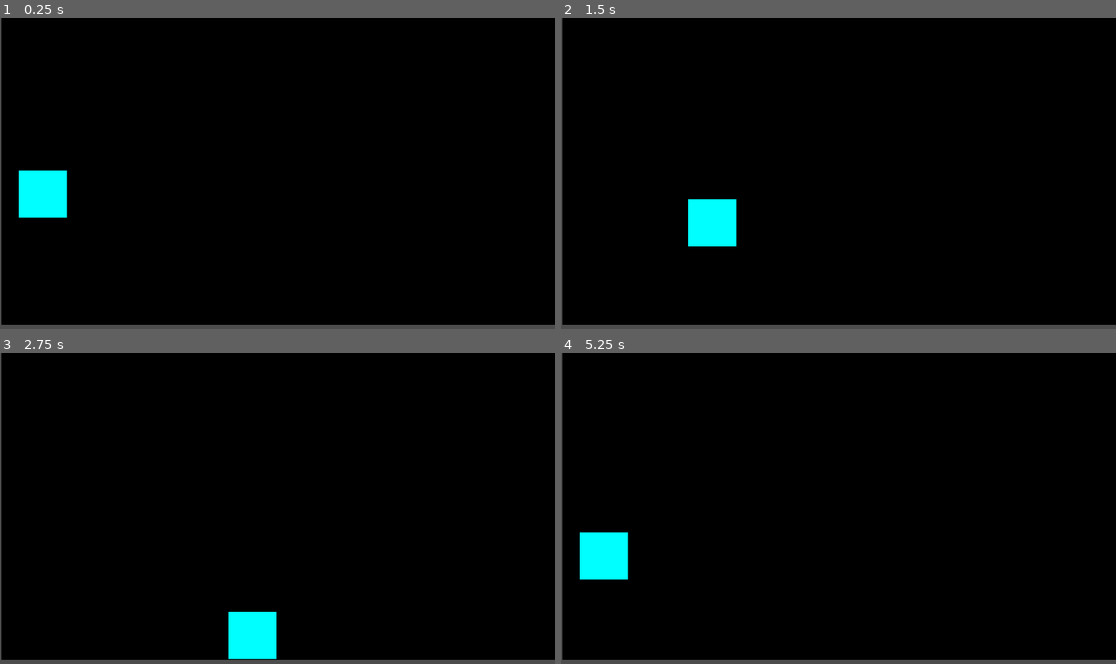
Above: before the commit, frames 1-4 (two rows, left to right).
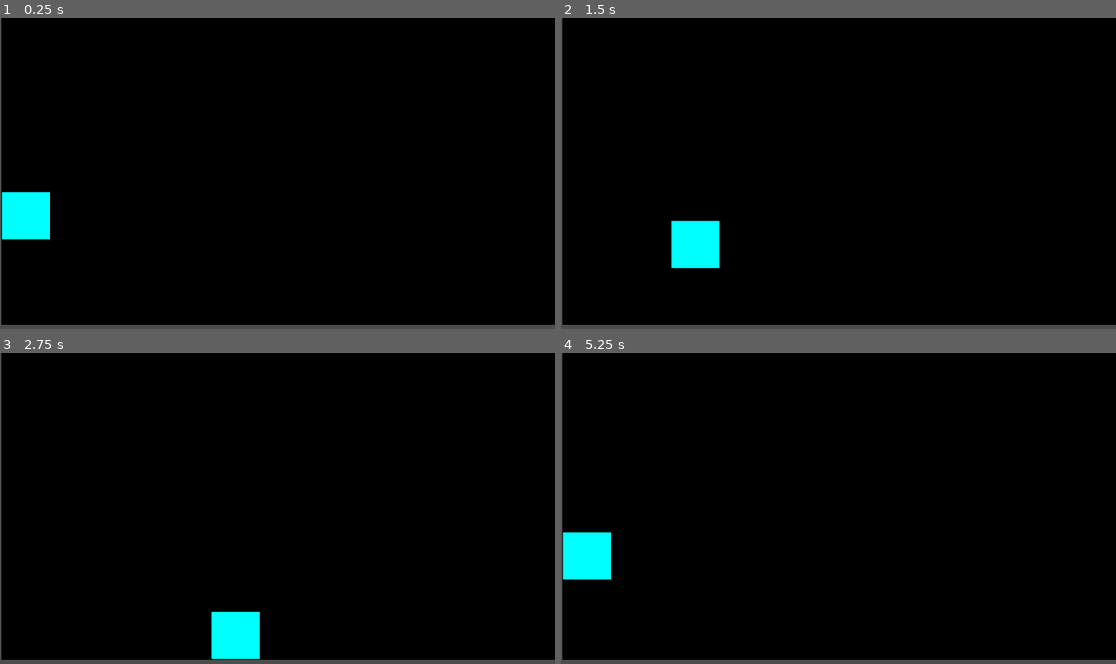
Above: after the commit, the same moments.

Repository: GitProjectAS/DOT-ESCAPE
Game: Godot game, scene res://Scenes/level.tscn
Same seed, same stepped clock (60 frames per second), same inputs: the game is played once before the commit and once after it.
Inputs:
- Up to frame 1 (0.25 s): no input
- Up to frame 2 (1.5 s): tap Enter at 0.5 s; hold Right (ui_right) 0.53-1.28 s; hold Down (ui_down) from 1.28 s (still down)
- Up to frame 3 (2.75 s): release Down (ui_down) at 2.03 s; hold Right (ui_right) from 2.03 s (still down)
- Up to frame 4 (5.25 s): release Right (ui_right) at 2.78 s; hold Up (ui_up) 2.78-3.53 s; hold Left (ui_left) 3.53-5.03 s; hold Down (ui_down) from 5.03 s (still down)

The runs differ from the first frame. In frame 1, 1.8% of the frame differs, in the area x 0-13%, y 48-72%; in frame 2, 1.7%; in frame 3, 0.9%; in frame 4, 1.0%.

Commit message:
Upgradin player movement script

Diff:
--- a/dot-escape---godot-/Scenes/level.tscn
+++ b/dot-escape---godot-/Scenes/level.tscn
@@ -24,7 +24,7 @@
 color = Color(0, 0, 0, 1)
 
 [node name="CharacterBody2D" parent="." unique_id=1593322135 instance=ExtResource("1_tumq0")]
-position = Vector2(86, 369)
+position = Vector2(51, 414)
 
 [node name="StaticBody2D" type="StaticBody2D" parent="." unique_id=1408476891]
 position = Vector2(-55, 37)
--- a/dot-escape---godot-/project.godot
+++ b/dot-escape---godot-/project.godot
@@ -15,6 +15,41 @@
 config/features=PackedStringArray("4.6", "Forward Plus")
 config/icon="res://icon.svg"
 
+[input]
+
+ui_left={
+"deadzone": 0.5,
+"events": [Object(InputEventKey,"resource_local_to_scene":false,"resource_name":"","device":0,"window_id":0,"alt_pressed":false,"shift_pressed":false,"ctrl_pressed":false,"meta_pressed":false,"pressed":false,"keycode":4194319,"physical_keycode":0,"key_label":0,"unicode":0,"location":0,"echo":false,"script":null)
+, Object(InputEventJoypadButton,"resource_local_to_scene":false,"resource_name":"","device":-1,"button_index":13,"pressure":0.0,"pressed":false,"script":null)
+, Object(InputEventJoypadMotion,"resource_local_to_scene":false,"resource_name":"","device":-1,"axis":0,"axis_value":-1.0,"script":null)
+, Object(InputEventKey,"resource_local_to_scene":false,"resource_name":"","device":-1,"window_id":0,"alt_pressed":false,"shift_pressed":false,"ctrl_pressed":false,"meta_pressed":false,"pressed":false,"keycode":0,"physical_keycode":65,"key_label":0,"unicode":97,"location":0,"echo":false,"script":null)
+]
+}
+ui_right={
+"deadzone": 0.5,
+"events": [Object(InputEventKey,"resource_local_to_scene":false,"resource_name":"","device":0,"window_id":0,"alt_pressed":false,"shift_pressed":false,"ctrl_pressed":false,"meta_pressed":false,"pressed":false,"keycode":4194321,"physical_keycode":0,"key_label":0,"unicode":0,"location":0,"echo":false,"script":null)
+, Object(InputEventJoypadButton,"resource_local_to_scene":false,"resource_name":"","device":-1,"button_index":14,"pressure":0.0,"pressed":false,"script":null)
+, Object(InputEventJoypadMotion,"resource_local_to_scene":false,"resource_name":"","device":-1,"axis":0,"axis_value":1.0,"script":null)
+, Object(InputEventKey,"resource_local_to_scene":false,"resource_name":"","device":-1,"window_id":0,"alt_pressed":false,"shift_pressed":false,"ctrl_pressed":false,"meta_pressed":false,"pressed":false,"keycode":0,"physical_keycode":68,"key_label":0,"unicode":100,"location":0,"echo":false,"script":null)
+]
+}
+ui_up={
+"deadzone": 0.5,
+"events": [Object(InputEventKey,"resource_local_to_scene":false,"resource_name":"","device":0,"window_id":0,"alt_pressed":false,"shift_pressed":false,"ctrl_pressed":false,"meta_pressed":false,"pressed":false,"keycode":4194320,"physical_keycode":0,"key_label":0,"unicode":0,"location":0,"echo":false,"script":null)
+, Object(InputEventJoypadButton,"resource_local_to_scene":false,"resource_name":"","device":-1,"button_index":11,"pressure":0.0,"pressed":false,"script":null)
+, Object(InputEventJoypadMotion,"resource_local_to_scene":false,"resource_name":"","device":-1,"axis":1,"axis_value":-1.0,"script":null)
+, Object(InputEventKey,"resource_local_to_scene":false,"resource_name":"","device":-1,"window_id":0,"alt_pressed":false,"shift_pressed":false,"ctrl_pressed":false,"meta_pressed":false,"pressed":false,"keycode":0,"physical_keycode":87,"key_label":0,"unicode":119,"location":0,"echo":false,"script":null)
+]
+}
+ui_down={
+"deadzone": 0.5,
+"events": [Object(InputEventKey,"resource_local_to_scene":false,"resource_name":"","device":0,"window_id":0,"alt_pressed":false,"shift_pressed":false,"ctrl_pressed":false,"meta_pressed":false,"pressed":false,"keycode":4194322,"physical_keycode":0,"key_label":0,"unicode":0,"location":0,"echo":false,"script":null)
+, Object(InputEventJoypadButton,"resource_local_to_scene":false,"resource_name":"","device":-1,"button_index":12,"pressure":0.0,"pressed":false,"script":null)
+, Object(InputEventJoypadMotion,"resource_local_to_scene":false,"resource_name":"","device":-1,"axis":1,"axis_value":1.0,"script":null)
+, Object(InputEventKey,"resource_local_to_scene":false,"resource_name":"","device":-1,"window_id":0,"alt_pressed":false,"shift_pressed":false,"ctrl_pressed":false,"meta_pressed":false,"pressed":false,"keycode":0,"physical_keycode":83,"key_label":0,"unicode":115,"location":0,"echo":false,"script":null)
+]
+}
+
 [physics]
 
 3d/physics_engine="Jolt Physics"
--- a/dot-escape---godot-/scripts/player.gd
+++ b/dot-escape---godot-/scripts/player.gd
@@ -10,19 +10,10 @@
 
 # Called every frame. 'delta' is the elapsed time since the previous frame.
 func _process(delta: float) -> void:
-	var direction = Vector2.ZERO
+	var movement = Vector2(
+		Input.get_axis("ui_left", "ui_right"),
+		Input.get_axis("ui_up", "ui_down"))
 
-	if Input.is_action_pressed("ui_right"):
-		direction.x += 1
 
-	if Input.is_action_pressed("ui_left"):
-		direction.x -= 1
-
-	if Input.is_action_pressed("ui_down"):
-		direction.y += 1
-
-	if Input.is_action_pressed("ui_up"):
-		direction.y -= 1
-
-	velocity = direction.normalized() * speed
+	velocity = movement.normalized() * speed
 	move_and_slide()
